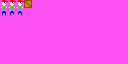
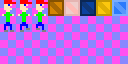
Before/after of a 128x64 layered artwork. What changed in the layer stack:
painted on "Background" over left=1, top=0, right=128, bottom=32
showed "guides" over left=0, top=0, right=128, bottom=64
